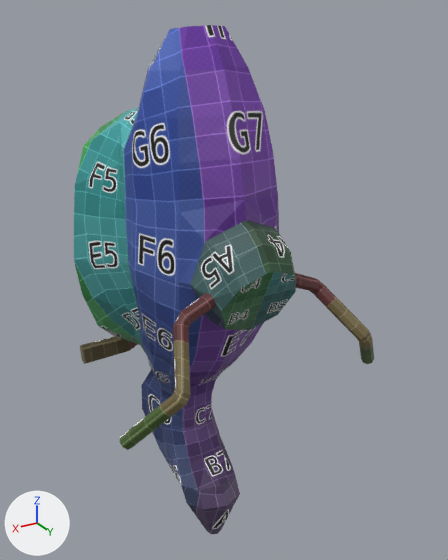
One commit to the COLLADA model collada/bike_01.dae: the scene before it, then after it.
Rendered twice from a 50 mm lens placed at (0.95, 2.398, 0.696), pointed at (-0.114, 0.625, -0.191). The lights are fixed; the arrows at lower left show +X, +Y and +Z.

Objects in the first picture: 'bike_01'.
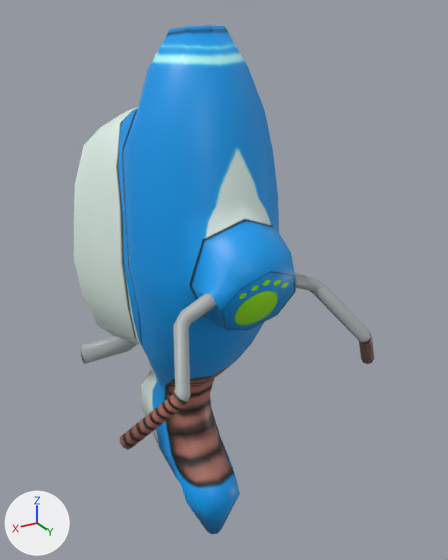
Boxes [x1, y1, x2, y2] around the edits, measured in the pictures (448 x 560 px; the box of a moved part takes in the faces that stretch with it):
part 1 of me_bike_01, moved or reshaped
    before: [128, 341, 138, 351]
    after: [128, 341, 137, 351]
part 2 of me_bike_01, moved or reshaped
    both: [177, 111, 279, 289]
part 3 of me_bike_01, moved or reshaped
    both: [143, 319, 264, 490]
part 4 of me_bike_01, moved or reshaped
    both: [120, 78, 146, 151]
part 5 of me_bike_01, recoloured
    both: [74, 25, 374, 534]

Diff of the bpy script that builds the scene:
```diff
--- a/collada/bike_01.dae.py
+++ b/collada/bike_01.dae.py
@@ img_bike_01_white_png @@
+img_bike_01_white_png = load_image('bike_01_white.png', '../textures/bike_01_white.png', 1024, 1024, 'sRGB')
@@ mat_материал @@
+mat_материал = principled_material('Материал')
+mat_материал.texture = img_bike_01_white_png
+mat_материал.roughness = 0.44
@@ me_bike_01 @@
 me_bike_01.from_pydata(...)  # 412 vertices, 820 faces; spans x -0.47..0.47, y 0.04..1.16, z -1.22..0.66
 # used by ob_bike_01; location = (0.0, 0.0, 0.0)
 # verts and faces of me_bike_01; kept vertices keep their numbers, new ones are numbered from 412
 # before: 120 (0.14, 0.51, 0.41) at pixel (137, 111), 299 (-0.15, 0.51, 0.41), 338 (0.0, 0.45, 0.43)
+# me_bike_01 part 1
+# 4 vertices are removed from x -0.11..0.11, y 0.25..0.28, z -0.5
+# 20 faces are deleted
+# 4 vertices in x -0.04..0.04, y 0.25..0.28, z -0.55..-0.54 move by (0.0, -0.01, 0.0)
+# 2 vertices move within x -0.05..0.05, y 0.22, z -0.54
+# 4 vertices are added at (0.1, 0.27, -0.5), (0.11, 0.24, -0.5), (-0.1, 0.27, -0.5), (-0.11, 0.24, -0.5)
+# 20 new faces join them
+# me_bike_01 part 2
+# 1 vertex is removed from x 0.0, y 0.91, z 0.32
+# 6 faces are deleted
+# 4 vertices in x -0.12..0.12, y 0.91..0.94, z 0.09..0.2 move by (0.0, -0.01, 0.0)
+# 1 vertex is added at (0.0, 0.9, 0.32)
+# 6 new faces join them
+# me_bike_01 part 3
+# 14 vertices are removed from x -0.14..0.14, y 0.62..0.82, z -0.89..-0.39
+# 56 faces are deleted
+# 14 vertices are added at x -0.14..0.14, y 0.61..0.8, z -0.89..-0.39
+# 56 new faces join them
+# me_bike_01 part 4
+for i in [120, 299, 338]: verts[i] += (0.0, 0.0, 0.0)
+# me_bike_01 part 5: 738 faces spanning x -0.47..0.47, y 0.04..1.16, z -1.22..0.66 switch from mat_material_001 (picture img_untitled_001_png) to mat_материал (picture img_bike_01_white_png)
+# me_bike_01 part 6: the surface is now shaded smooth
```
